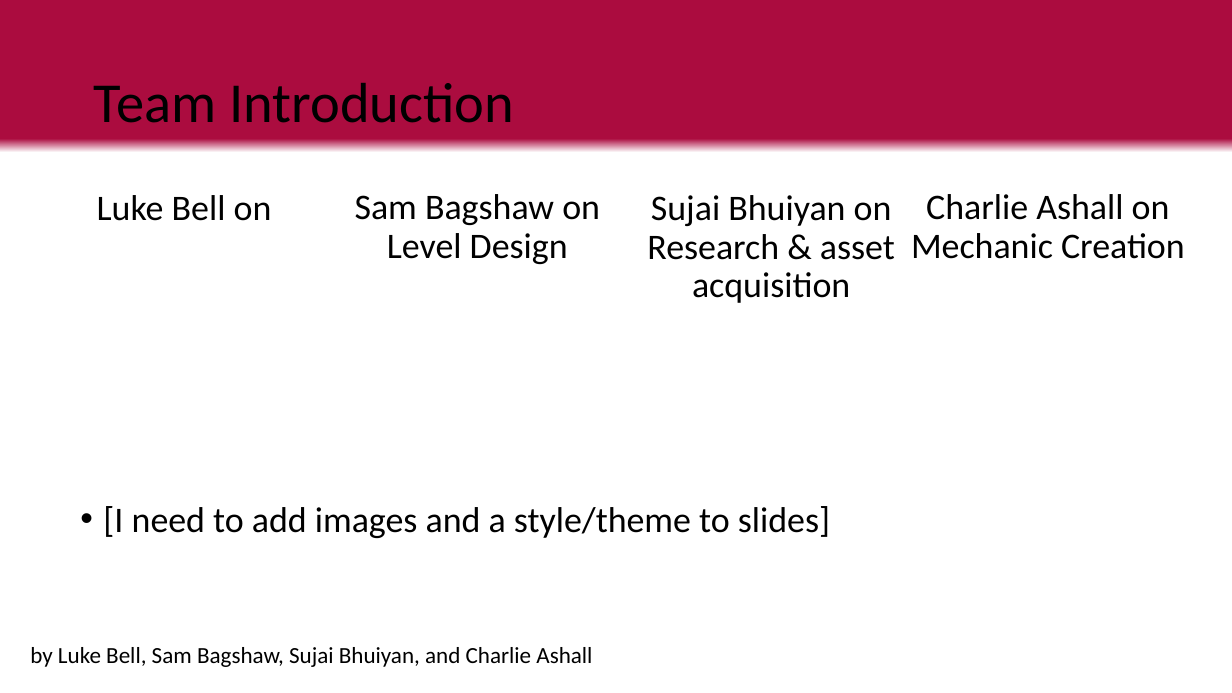
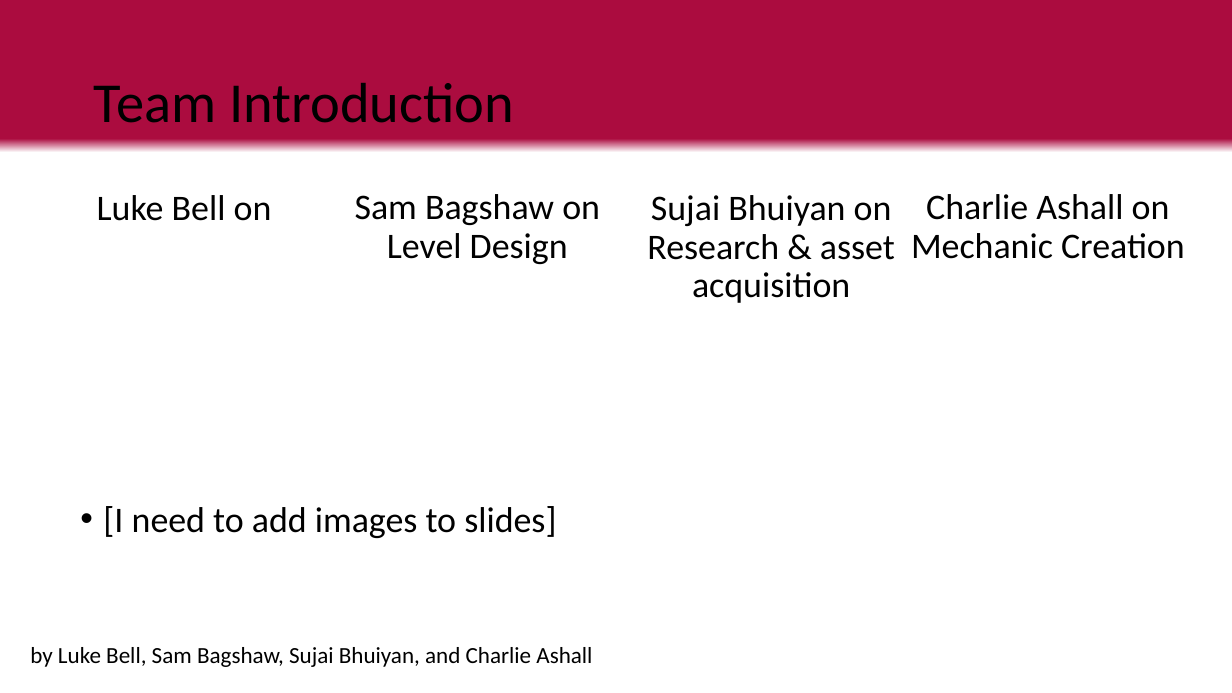
Before and after one commit to LuxRegem/Project_Clash-of-Cosplayers, a slide deck: slide 2 of Shared Documentation/Luke's Documents/Clash of Cos Team Pitch.pptx. Drawn at 1232x693 pixels with LibreOffice and Linux fonts; fonts in the diff are those of the drawing. Boxes give left, top, right and bottom in pixels: in the first picture for what was removed or moved away, otherwise in the second. Text is boxed around its words. In the diff, an @@ line names an element or a change of style, - is before the commit and + after.

```diff
--- a/Shared Documentation/Luke's Documents/Clash of Cos Team Pitch.pptx
+++ b/Shared Documentation/Luke's Documents/Clash of Cos Team Pitch.pptx
@@ text at [103,506,556,538]: text changed @@
-• [I need to add images and a style/theme to slides]
+• [I need to add images to slides]
```
Also in this commit, not shown: 2 other slides changed, 1 slide added.
